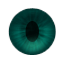
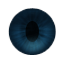
Layers edited between the first and the second 64 × 64 image:
pixels changed over [9, 8, 56, 55] (layer not identified)
